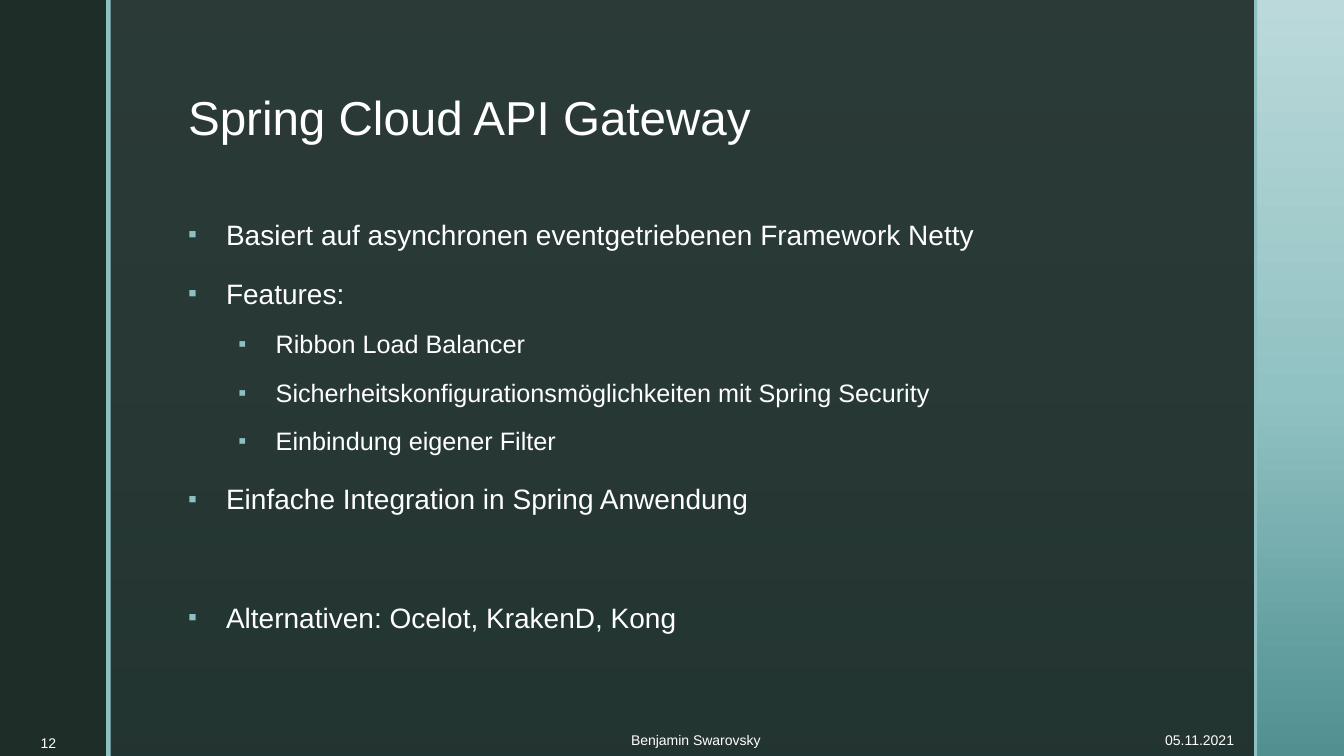
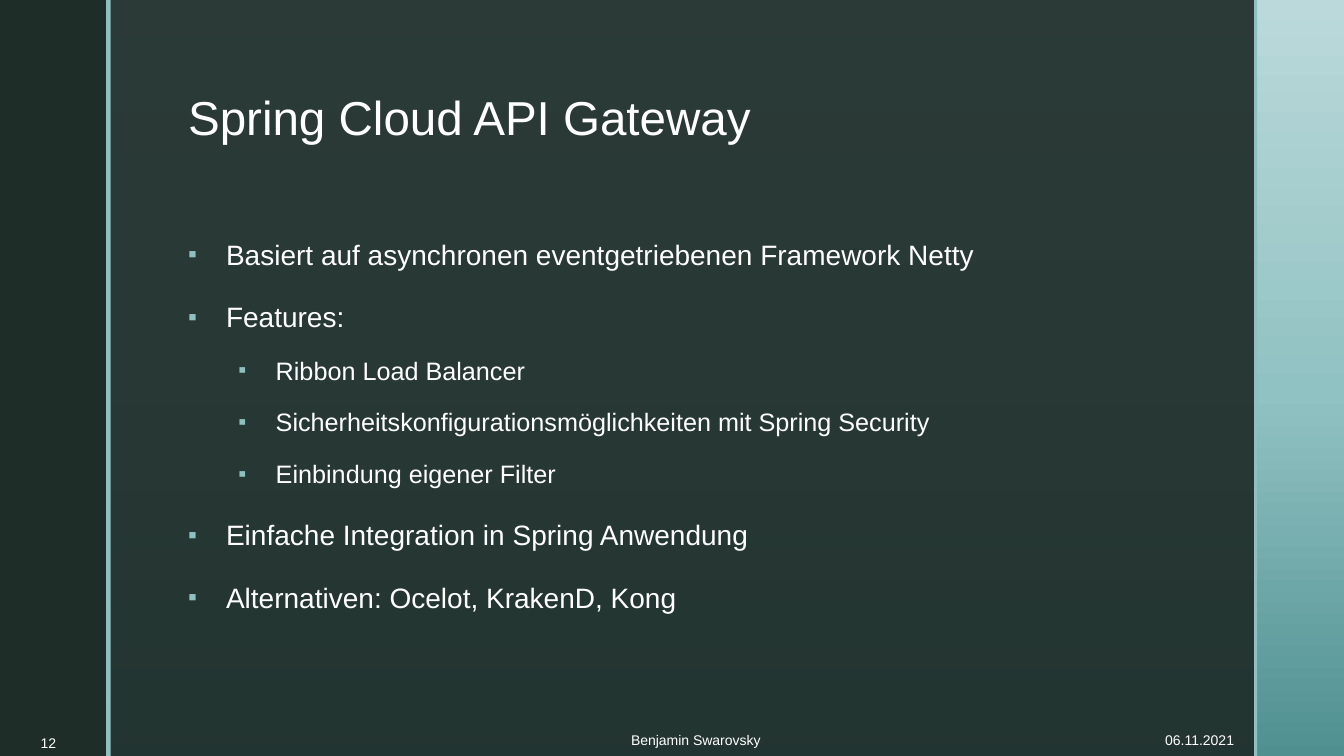
Before and after one commit to BenjaminS01/Abschluss, a slide deck: slide 12 of Vortrag.pptx. Drawn at 1344x756 pixels with LibreOffice and Linux fonts; fonts in the diff are those of the drawing; background and template pictures are left out. Boxes give left, top, right and bottom in pixels: in the first picture for what was removed or moved away, otherwise in the second. Text is boxed around its words. In the diff, an @@ line names an element or a change of style, - is before the commit and + after.

```diff
--- a/Vortrag.pptx
+++ b/Vortrag.pptx
@@ text "Basiert auf asynchronen eventgetriebenen Framework ..." at (226,244,973,613): line spacing 1.1 to 1.2 @@
@@ text at (1165,735,1234,745): text changed @@
-05.11.2021
+06.11.2021
```
Also in this commit, not shown: 23 other slides changed, 2 other files.
